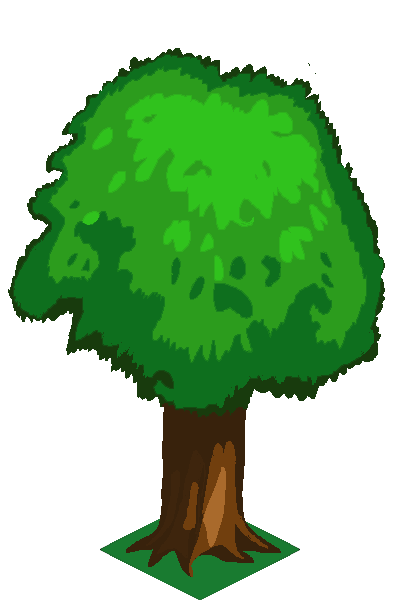
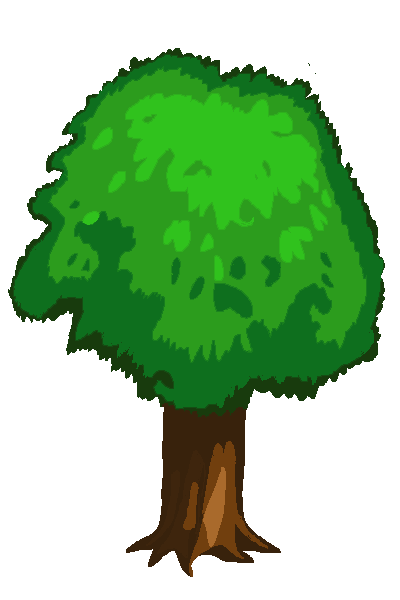
The second 400x600 image is a revision of the first. Changes to its layers:
hid "Shape 4" over [100, 519, 300, 600]
